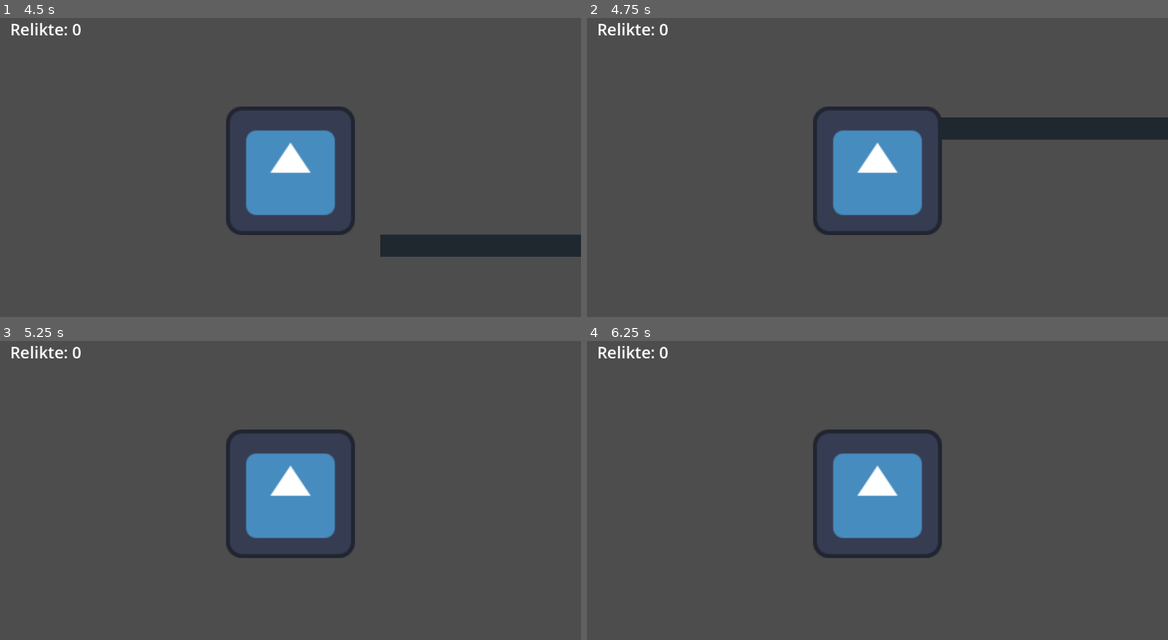
Above: before the commit, frames 1-4 (two rows, left to right).
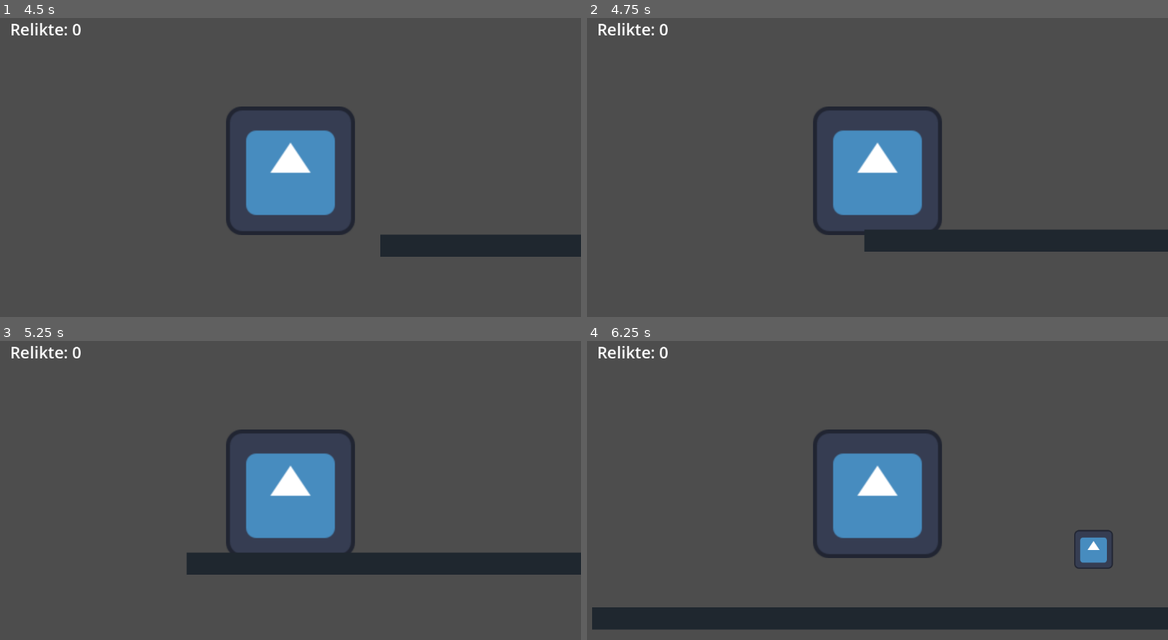
Above: after the commit, the same moments.

Repository: raphaelnos/Chalice-Runner
Game: Godot game, scene res://main.tscn
Same seed, same stepped clock (60 frames per second), same inputs: the game is played once before the commit and once after it. The engine's default icon, where the game draws it, is replaced by a stand-in: a white triangle on a blue panel in a dark square.
Inputs:
- Up to frame 1 (4.5 s): tap Enter (ui_accept) at 0.5, 0.77, 1.52, 3.02, 3.77 s; hold Right (ui_right) 0.53-2.03 s; hold Left (ui_left) 2.03-4.28 s; hold Right (ui_right) from 4.28 s (still down)
- Up to frame 2 (4.75 s): keep holding Right (ui_right); tap Enter (ui_accept) at 4.52 s
- Up to frame 3 (5.25 s): keep holding Right (ui_right)
- Up to frame 4 (6.25 s): keep holding Right (ui_right); tap Enter (ui_accept) at 6.02 s

Frame 1 is identical in both runs. In frame 2, 6.6% of the frame differs, in the area x 47-100%, y 33-79%; in frame 3, 4.6%; in frame 4, 8.0%, in the area x 0-100%, y 63-97%.

Commit message:
Add killzone

Diff:
--- /dev/null
+++ b/chalice-runner/killzone.gd
@@ -0,0 +1,8 @@
+extends Area2D
+
+func _ready() -> void:
+	body_entered.connect(_on_body_entered)
+
+func _on_body_entered(body: Node2D) -> void:
+	if body.name == "Player":
+		get_tree().reload_current_scene()
--- a/chalice-runner/main.tscn
+++ b/chalice-runner/main.tscn
@@ -4,6 +4,7 @@
 [ext_resource type="Texture2D" uid="uid://c171tn1kk5bic" path="res://icon.svg" id="1_ig7tw"]
 [ext_resource type="Script" uid="uid://cog65ggl4srdr" path="res://game_manager.gd" id="3_h2yge"]
 [ext_resource type="Script" uid="uid://d1o5nq8nou73g" path="res://relic.gd" id="4_1bvp3"]
+[ext_resource type="Script" uid="uid://clwot1sejpaff" path="res://killzone.gd" id="5_lquwl"]
 
 [sub_resource type="RectangleShape2D" id="RectangleShape2D_0xm2m"]
 size = Vector2(121, 119)
@@ -13,6 +14,9 @@
 
 [sub_resource type="CircleShape2D" id="CircleShape2D_lquwl"]
 radius = 23.96
+
+[sub_resource type="RectangleShape2D" id="RectangleShape2D_7mycd"]
+size = Vector2(1856, 20)
 
 [node name="Main" type="Node2D" unique_id=1036397527]
 
@@ -68,3 +72,10 @@
 [node name="CollisionShape2D" type="CollisionShape2D" parent="Relic" unique_id=1486744066]
 position = Vector2(487.2, 1.2000008)
 shape = SubResource("CircleShape2D_lquwl")
+
+[node name="Killzone" type="Area2D" parent="." unique_id=2044797059]
+script = ExtResource("5_lquwl")
+
+[node name="CollisionShape2D" type="CollisionShape2D" parent="Killzone" unique_id=731380960]
+position = Vector2(552, 147)
+shape = SubResource("RectangleShape2D_7mycd")
Not shown, added: chalice-runner/killzone.gd.uid
